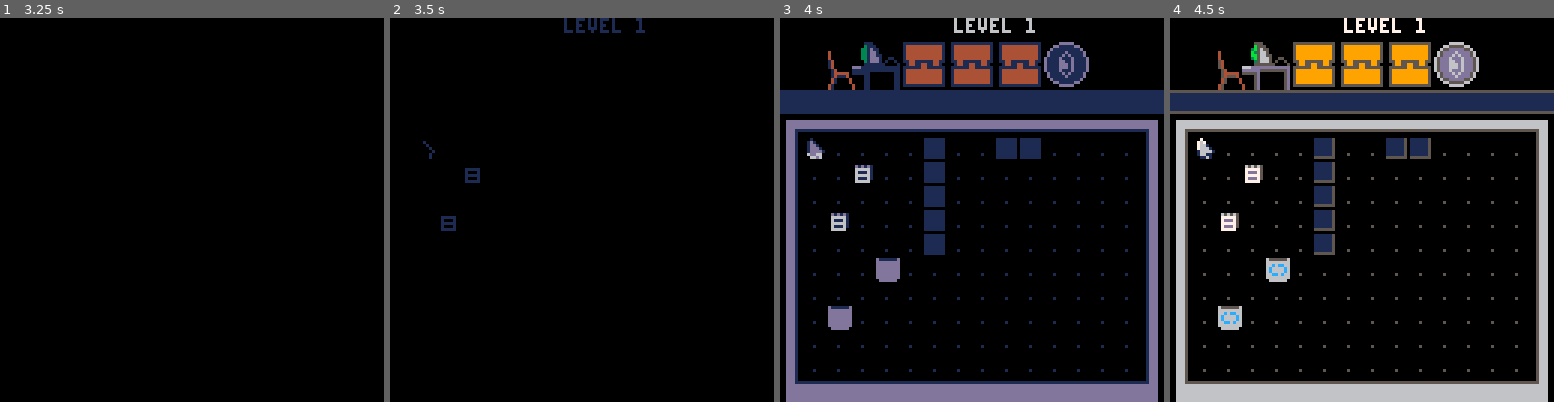
Above: before the commit, frames 1-4 (left to right).
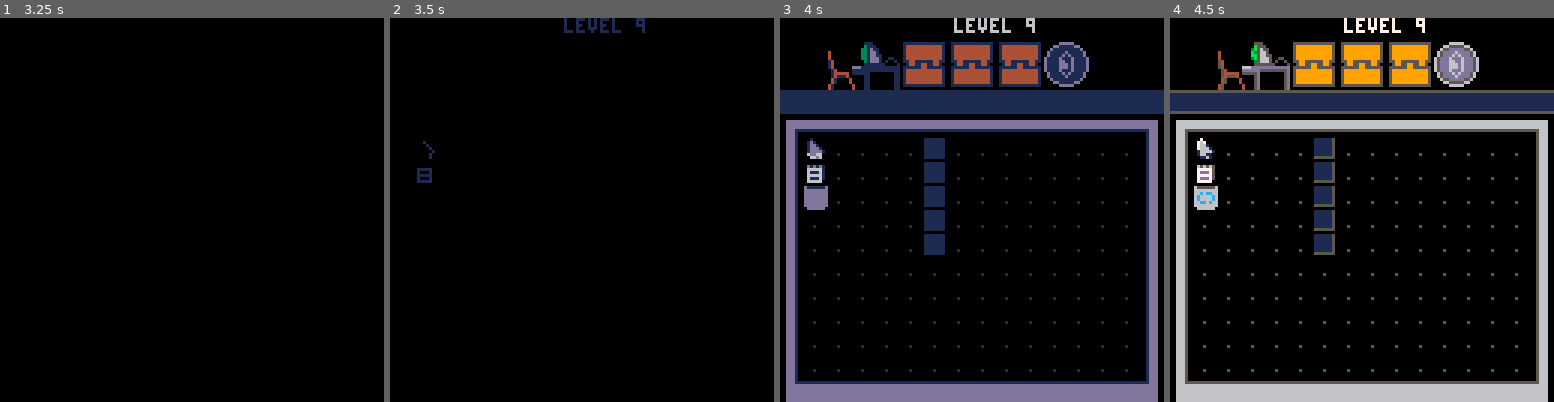
Above: after the commit, the same moments.

Repository: jacobneal65/sokovirus-pico8
Game: PICO-8 cartridge mysoko.p8
The game is run twice, just before and just after one commit, with the same random seed, the same clock (stepped at 60 frames per second) and the same inputs.
Inputs:
- Up to frame 1 (3.25 s): tap O (Z key) at 0.33, 1.07, 2.22 s; tap Down at 0.7 s; tap X (X key) at 1.43, 2.07, 2.82 s; hold Up 1.97-2.63 s; hold Right 2.68-3.02 s; hold Down from 3.07 s (still down)
- Up to frame 2 (3.5 s): keep holding Down
- Up to frame 3 (4 s): tap X (X key) at 3.57 s; tap O (Z key) at 3.72 s; release Down at 3.73 s; hold Left from 3.78 s (still down)
- Up to frame 4 (4.5 s): release Left at 4.12 s; hold Up from 4.17 s (still down); tap X (X key) at 4.32 s

Frame 1 is identical in both runs. In frame 2, 0.4% of the frame differs, in the area x 7-67%, y 0-56%; in frame 3, 2.4%; in frame 4, 2.4%, in the area x 6-68%, y 0-82%.

Commit message:
Wired hub

Diff:
--- a/mysoko.p8
+++ b/mysoko.p8
@@ -15,6 +15,8 @@
 	cam_x=0
 	debug={}
 	level=0
+	completed_worlds={0,0,0}
+
 	p_ani=112
 	--normal,squish up, squish right
 	p_anims={112,116,120}
@@ -59,8 +61,10 @@
 
 	wind={}--WINDOW ARRAY
 	talkwind=nil
-
-
+	--SET THE LEVEL
+	--0,4,8=LEVEL 1,5,9
+	--(THE UPD LEVEL INCREASES THE NUMBER BY 1)
+	level=hubsel*4
 
 	_upd=upd_level
 	_drw=draw_game
@@ -696,7 +700,7 @@
 function selworld()
 	--worlds: 1-5
 	level=0--start level 1 less,
-	init_game()
+	init_game(hubsel)
 	fadeout()
 end
 
